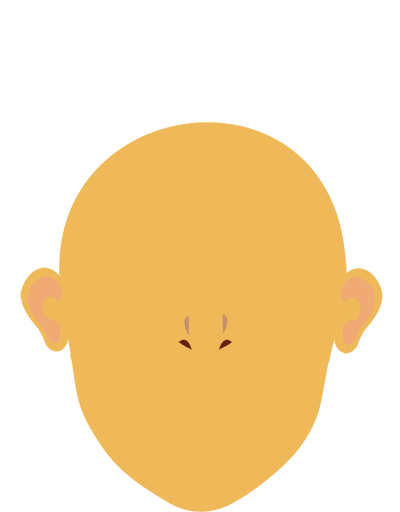
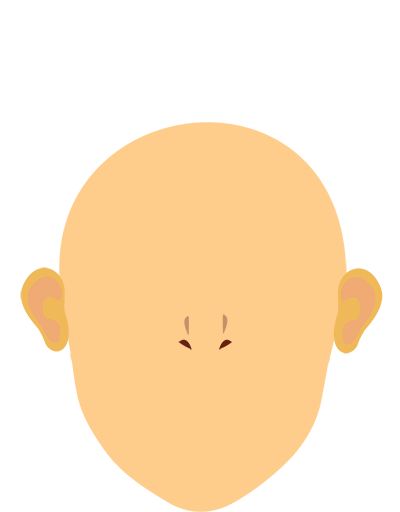
Comparing the layer stacks of the two 400 x 512 images. Changes:
pixels changed over [59,122,347,512] (layer not identified)
